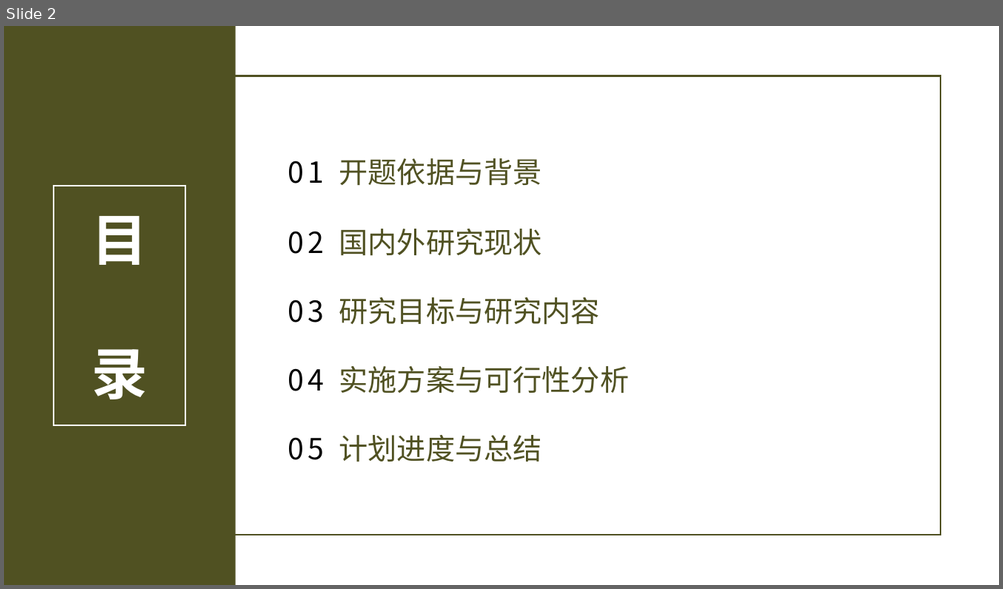
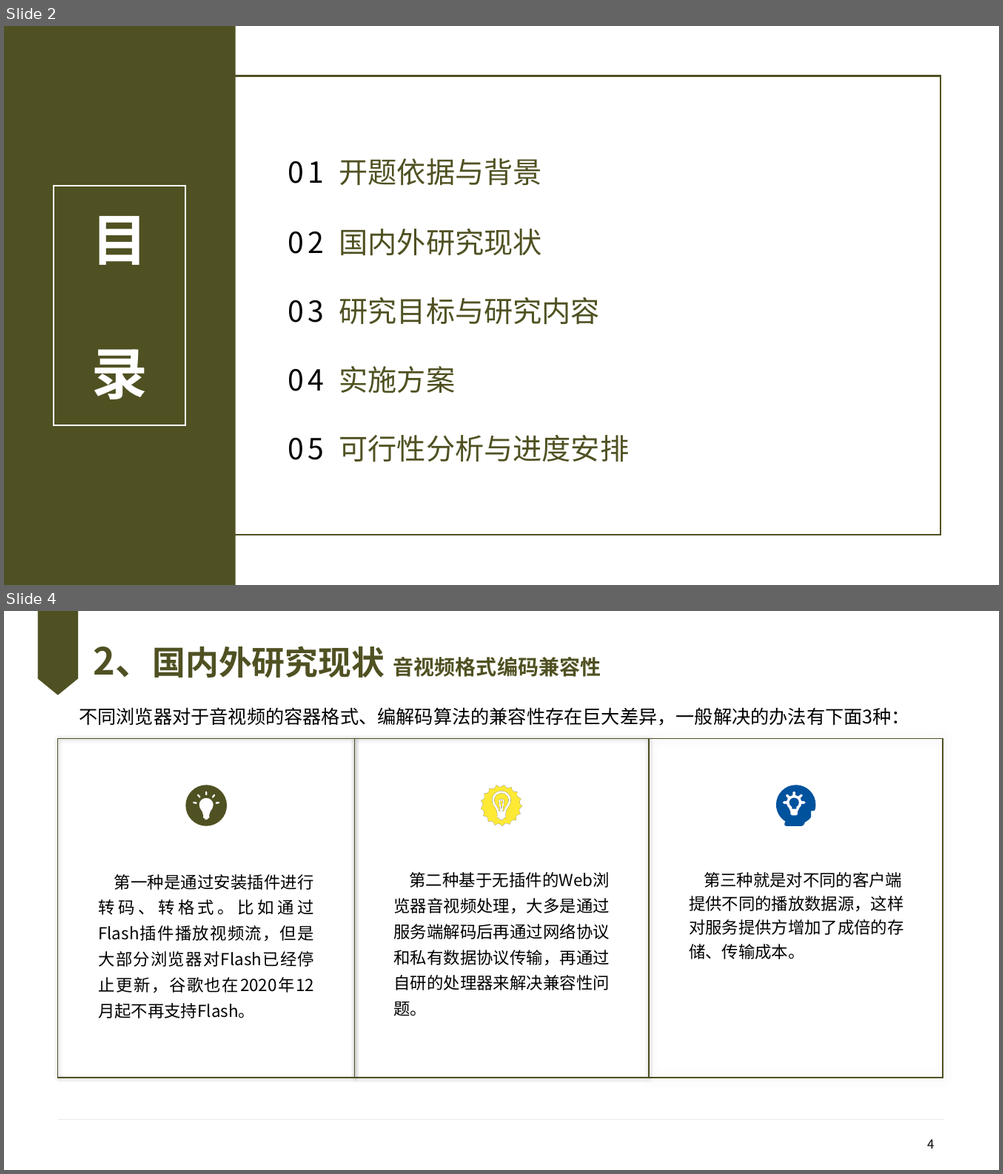
Before and after one commit to knoxnoe/GraduationProject, a slide deck: doc/paper/v2/缑通旺-开题.pptx. Shown one above the other, each under a label of ours: slide 2 before the commit, slides 2 and 4 after it; the slides between them are not shown. The pictures are 1003x589 and 1003x1174 pixels, drawn with LibreOffice and Linux fonts; fonts in the diff are those of the drawing; background and template pictures are left out. Boxes give left, top, right and bottom in pixels: in the first picture for what was removed or moved away, otherwise in the second. Text is boxed around its words. In the diff, an @@ line names an element or a change of style, - is before the commit and + after.

```diff
--- a/doc/paper/v2/缑通旺-开题.pptx
+++ b/doc/paper/v2/缑通旺-开题.pptx
@@ slide 4 added at (4, 611, 999, 1170), background #FFFFFF @@
@@ freeform shape added at (37, 611, 78, 695), fill #505122 @@
@@ title added at (93, 646, 600, 678), 20 pt, text #505122, bold @@
+2、国内外研究现状 音视频格式编码兼容性
@@ text added at (79, 707, 910, 726), 18 pt, text #000000 @@
+不同浏览器对于音视频的容器格式、编解码算法的兼容性存在巨大差异，一般解决的办法有下面3种：
@@ rectangle added at (58, 738, 355, 1078), outline #505122 1 pt @@
@@ rectangle added at (355, 738, 649, 1078), outline #505122 1 pt @@
@@ rectangle added at (649, 738, 942, 1078), outline #505122 1 pt @@
@@ freeform shape added at (185, 785, 226, 826), fill #505122 @@
@@ freeform shape added at (481, 785, 522, 826), fill #EAB908 @@
@@ freeform shape added at (777, 785, 816, 826), fill #00529D @@
@@ text added at (98, 874, 314, 1019), 16 pt, text #000000 @@
+第一种是通过安装插件进行转码、转格式。比如通过Flash插件播放视频流，但是大部分浏览器对Flash已经停止更新，谷歌也在2020年12月起不再支持Flash。
@@ text added at (393, 872, 609, 1017), 16 pt, text #000000 @@
+第二种基于无插件的Web浏览器音视频处理，大多是通过服务端解码后再通过网络协议和私有数据协议传输，再通过自研的处理器来解决兼容性问题。
@@ text added at (688, 872, 903, 960), 16 pt, text #000000 @@
+第三种就是对不同的客户端提供不同的播放数据源，这样对服务提供方增加了成倍的存储、传输成本。
@@ line added from (58, 1120) to (944, 1120), #BFBFBF 0.25 pt @@
@@ page number added at (927, 1139, 933, 1149), 12 pt, text #000000 @@
+4
@@ slide 2 changed as well @@
@@ text at (339, 366, 455, 393): text changed @@
-04 实施方案与可行性分析
+04 实施方案
@@ text at (339, 435, 629, 463): text changed @@
-05 计划进度与总结
+05 可行性分析与进度安排
```
Also in this commit, not shown: 8 other slides changed, 9 other slides added, 23 slides removed, 6 other files.
